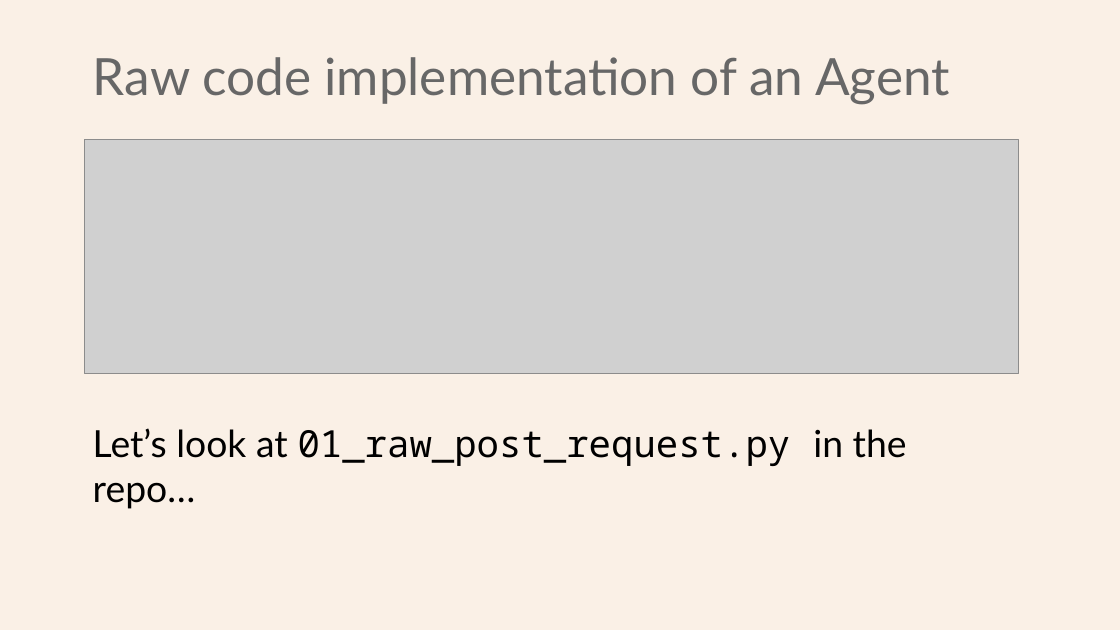
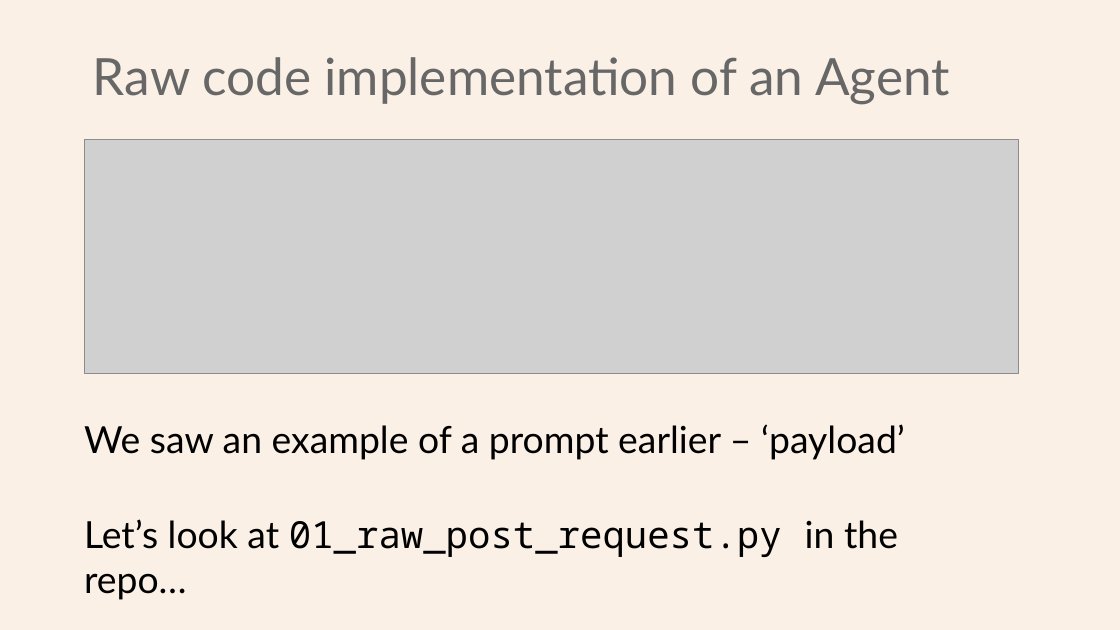
Before and after one commit to Python-Test-Engineer/earl2025, a slide deck: slide 10 of AI_Agents_in_the_Data_Pipeline.pptx (slide 11 before the commit). Drawn at 1120x630 pixels with LibreOffice and Linux fonts; fonts in the diff are those of the drawing; grey boxes stand for pictures. Boxes give left, top, right and bottom in pixels: in the first picture for what was removed or moved away, otherwise in the second. Text is boxed around its words. In the diff, an @@ line names an element or a change of style, - is before the commit and + after.

```diff
--- a/AI_Agents_in_the_Data_Pipeline.pptx
+++ b/AI_Agents_in_the_Data_Pipeline.pptx
@@ text added at [84,424,905,460], 32 pt, text #000000 @@
+We saw an example of a prompt earlier – ‘payload’
@@ text "Let’s look at 01_raw_post_request.py in ...": place and size @@
-text "Let’s look at 01_raw_post_request.py in ..." at [93,428,907,509]
+text "Let’s look at 01_raw_post_request.py in ..." at [84,519,898,600]
```
Also in this commit, not shown: 8 other slides changed, 1 slide added, 3 slides removed, 2 other files.
